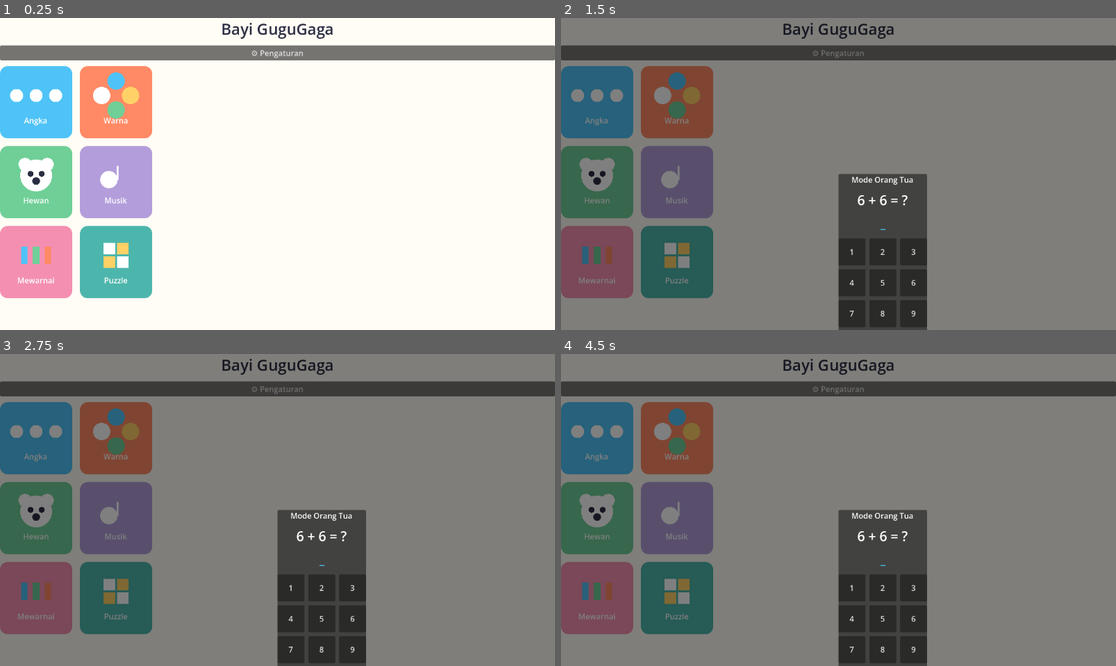
Above: before the commit, frames 1-4 (two rows, left to right).
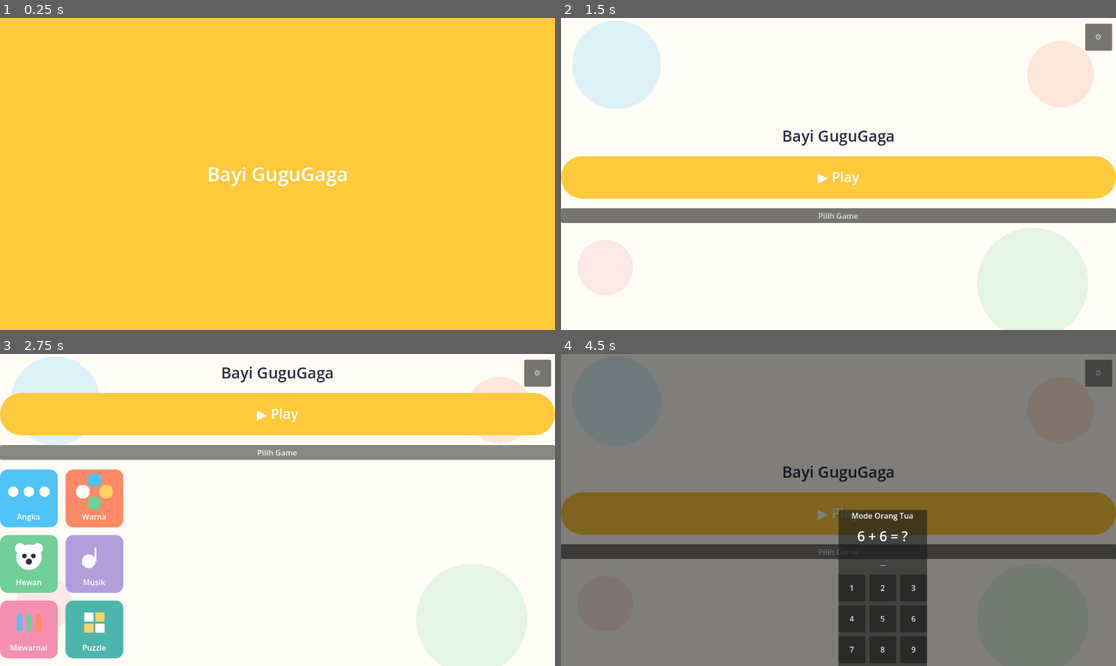
Above: after the commit, the same moments.

Repository: ptnusavisionmedia/game-balita
Game: Godot game, scene res://scenes/Splash.tscn
Two runs of this game, one before a commit and one after it. Both use one fixed random seed, a clock stepped at 60 frames per second and the inputs below. Before the commit the project starts from res://scenes/Home.tscn.
Inputs (mouse positions are in pixels of both pictures, inside the frame that each line leads up to):
- Up to frame 1 (0.25 s): no input
- Up to frame 2 (1.5 s): click (838, 52) at 0.5 s, where only the run before the commit has a clickable "⚙ Pengaturan"; click (599, 102) at 1.27 s
- Up to frame 3 (2.75 s): click (277, 550) at 2 s, where only the run after the commit has a clickable "Pilih Game"
- Up to frame 4 (4.5 s): click (838, 453) at 2.75 s, where only the run after the commit has a clickable "Pilih Game"; click (677, 438) at 3.52 s; click "⚙ Pengaturan" (after the commit: "⚙") at 4.25 s

The runs differ from the first frame. In frame 1, 100% of the frame differs, in the area x 0-100%, y 0-100%; in frame 2, 96%; in frame 3, 96%; in frame 4, 37%.

Commit message:
feat: redesign Home with centered Play button + infinite random-game mode
GameFlow autoload jadi pusat navigasi+katalog game+mode "Play acak
infinite", menggantikan grid 6 tile langsung di Home dengan 1 tombol
utama. Tambah Splash screen, fade transisi, debounce anti-klik-ganda,
dan tombol darurat Home di tiap mini-game (wajib ditiru di 5 modul
lain). Sinkron docs (ARCHITECTURE, UI_UX_DESIGN, PLAN_BASE_MODEL,
WORK_BREAKDOWN, TASK_BOARD) + entri Decisions Log.

Co-Authored-By: Claude Sonnet 5 <noreply@anthropic.com>

Diff:
--- /dev/null
+++ b/core/scripts/game_flow.gd
@@ -0,0 +1,96 @@
+extends Node
+## Pusat navigasi antar scene + katalog game + mode "Play acak infinite".
+## Autoload singleton — satu sumber kebenaran untuk daftar game (sebelumnya
+## duplikat di home.gd). Lihat obsidian-vault/Decisions Log.md 2026-11-20.
+##
+## Semua navigasi scene (Home, Settings, mini-game) WAJIB lewat `goto_scene`
+## di sini, bukan `get_tree().change_scene_to_file()` langsung — supaya
+## transisi fade & debounce anti-klik-ganda konsisten di seluruh app.
+
+## `implemented: false` = belum ada logic game sungguhan (masih placeholder),
+## jadi tidak masuk pool "Play acak". Ganti jadi true begitu modulnya selesai.
+const GAMES := [
+	{"name": "Angka", "kind": "angka", "scene": "res://features/feature_angka/Angka.tscn", "implemented": true},
+	{"name": "Warna", "kind": "warna", "scene": "res://features/feature_warna/Warna.tscn", "implemented": false},
+	{"name": "Hewan", "kind": "hewan", "scene": "res://features/feature_hewan/Hewan.tscn", "implemented": false},
+	{"name": "Musik", "kind": "musik", "scene": "res://features/feature_musik/Musik.tscn", "implemented": false},
+	{"name": "Mewarnai", "kind": "mewarnai", "scene": "res://features/feature_mewarnai/Mewarnai.tscn", "implemented": false},
+	{"name": "Puzzle", "kind": "puzzle", "scene": "res://features/feature_puzzle/Puzzle.tscn", "implemented": false},
+]
+
+## true kalau sesi main sekarang dimulai lewat tombol Play (acak) — dipakai
+## `finish_game_session()` untuk tahu harus lempar ke game acak lain atau
+## balik ke Home.
+var infinite_mode: bool = false
+
+const _NAV_DEBOUNCE_MS := 600
+var _last_nav_time: int = -_NAV_DEBOUNCE_MS
+var _busy: bool = false
+
+var _fade_rect: ColorRect
+
+
+func _ready() -> void:
+	var fade_layer := CanvasLayer.new()
+	fade_layer.layer = 100
+	_fade_rect = ColorRect.new()
+	_fade_rect.color = Color(0, 0, 0, 0)
+	_fade_rect.anchor_right = 1.0
+	_fade_rect.anchor_bottom = 1.0
+	_fade_rect.mouse_filter = Control.MOUSE_FILTER_IGNORE
+	fade_layer.add_child(_fade_rect)
+	# call_deferred: saat autoload _ready() jalan, tree root masih "busy
+	# setting up children" (main scene sedang diinstansiasi bersamaan) —
+	# add_child langsung gagal. Lihat obsidian-vault/Decisions Log.md 2026-11-20.
+	get_tree().root.add_child.call_deferred(fade_layer)
+
+
+## Pindah scene dengan fade hitam singkat. Debounce: panggilan beulang dalam
+## 600ms diabaikan (cegah klik ganda cepat bikin navigasi dobel/nyasar).
+func goto_scene(scene_path: String) -> void:
+	var now := Time.get_ticks_msec()
+	if _busy or now - _last_nav_time < _NAV_DEBOUNCE_MS:
+		return
+	_last_nav_time = now
+	_busy = true
+
+	var tree := get_tree()
+	var tween := create_tween()
+	tween.tween_property(_fade_rect, "color:a", 1.0, 0.15)
+	tween.tween_callback(func(): tree.change_scene_to_file(scene_path))
+	tween.tween_property(_fade_rect, "color:a", 0.0, 0.15)
+	tween.tween_callback(func(): _busy = false)
+
+
+func start_random_game() -> void:
+	infinite_mode = true
+	_goto_random_game()
+
+
+func start_specific_game(scene_path: String) -> void:
+	infinite_mode = false
+	goto_scene(scene_path)
+
+
+func go_home() -> void:
+	infinite_mode = false
+	goto_scene("res://scenes/Home.tscn")
+
+
+## Dipanggil dari tombol "Lanjut" di StarRewardOverlay tiap mini-game,
+## bukan langsung `go_home()` — supaya mode infinite bisa lempar ke game
+## acak lain tanpa mampir ke Home dulu.
+func finish_game_session() -> void:
+	if infinite_mode:
+		_goto_random_game()
+	else:
+		go_home()
+
+
+func _goto_random_game() -> void:
+	var pool: Array = GAMES.filter(func(g): return g["implemented"])
+	if pool.is_empty():
+		go_home()
+		return
+	var pick: Dictionary = pool[randi() % pool.size()]
+	goto_scene(pick["scene"])
--- a/features/feature_angka/angka.gd
+++ b/features/feature_angka/angka.gd
@@ -45,6 +45,24 @@
 	vbox.add_child(_choices_box)
 
 	_render_question()
+	_add_home_button()
+
+
+## Tombol darurat, selalu terlihat — supaya mode "Play acak infinite" (lihat
+## GameFlow) tidak "menjebak" anak/orang tua harus main terus tanpa jalan
+## keluar. Pola ini wajib ditiru di 5 modul feature_* lain begitu dikerjakan.
+func _add_home_button() -> void:
+	var home_button := Button.new()
+	home_button.text = "🏠"
+	home_button.custom_minimum_size = Vector2(56, 56)
+	home_button.anchor_left = 0.0
+	home_button.anchor_right = 0.0
+	home_button.offset_left = 8.0
+	home_button.offset_right = 64.0
+	home_button.offset_top = 12.0
+	home_button.offset_bottom = 68.0
+	home_button.pressed.connect(func(): GameFlow.go_home())
+	add_child(home_button)
 
 
 func _current_target() -> int:
@@ -105,5 +123,7 @@
 	add_child(overlay)
 	overlay.continued.connect(func():
 		ProgressRepository.record_result("feature_angka", stars)
-		get_tree().change_scene_to_file("res://scenes/Home.tscn")
+		# GameFlow.finish_game_session() — bukan langsung ke Home — supaya
+		# mode "Play acak infinite" lempar ke mini-game lain, bukan mampir Home.
+		GameFlow.finish_game_session()
 	)
--- a/features/feature_hewan/hewan.gd
+++ b/features/feature_hewan/hewan.gd
@@ -19,5 +19,5 @@
 
 	var back_button := Button.new()
 	back_button.text = "Kembali"
-	back_button.pressed.connect(func(): get_tree().change_scene_to_file("res://scenes/Home.tscn"))
+	back_button.pressed.connect(func(): GameFlow.go_home())
 	vbox.add_child(back_button)
--- a/features/feature_mewarnai/mewarnai.gd
+++ b/features/feature_mewarnai/mewarnai.gd
@@ -19,5 +19,5 @@
 
 	var back_button := Button.new()
 	back_button.text = "Kembali"
-	back_button.pressed.connect(func(): get_tree().change_scene_to_file("res://scenes/Home.tscn"))
+	back_button.pressed.connect(func(): GameFlow.go_home())
 	vbox.add_child(back_button)
--- a/features/feature_musik/musik.gd
+++ b/features/feature_musik/musik.gd
@@ -19,5 +19,5 @@
 
 	var back_button := Button.new()
 	back_button.text = "Kembali"
-	back_button.pressed.connect(func(): get_tree().change_scene_to_file("res://scenes/Home.tscn"))
+	back_button.pressed.connect(func(): GameFlow.go_home())
 	vbox.add_child(back_button)
--- a/features/feature_puzzle/puzzle.gd
+++ b/features/feature_puzzle/puzzle.gd
@@ -19,5 +19,5 @@
 
 	var back_button := Button.new()
 	back_button.text = "Kembali"
-	back_button.pressed.connect(func(): get_tree().change_scene_to_file("res://scenes/Home.tscn"))
+	back_button.pressed.connect(func(): GameFlow.go_home())
 	vbox.add_child(back_button)
--- a/features/feature_warna/warna.gd
+++ b/features/feature_warna/warna.gd
@@ -19,5 +19,5 @@
 
 	var back_button := Button.new()
 	back_button.text = "Kembali"
-	back_button.pressed.connect(func(): get_tree().change_scene_to_file("res://scenes/Home.tscn"))
+	back_button.pressed.connect(func(): GameFlow.go_home())
 	vbox.add_child(back_button)
--- a/project.godot
+++ b/project.godot
@@ -16,7 +16,7 @@
 
 config/name="Bayi GuguGaga"
 config/description="Game edukatif untuk anak 1-5 tahun: angka, warna, hewan, musik, mewarnai, puzzle."
-run/main_scene="res://scenes/Home.tscn"
+run/main_scene="res://scenes/Splash.tscn"
 config/features=PackedStringArray("4.7")
 
 [autoload]
@@ -24,6 +24,7 @@
 ProgressRepository="*res://core/scripts/progress_repository.gd"
 SfxService="*res://core/scripts/sfx_service.gd"
 AudioService="*res://core/scripts/audio_service.gd"
+GameFlow="*res://core/scripts/game_flow.gd"
 
 [rendering]
 
--- /dev/null
+++ b/scenes/Splash.tscn
@@ -0,0 +1,8 @@
+[gd_scene load_steps=2 format=3]
+
+[ext_resource type="Script" path="res://scenes/splash.gd" id="1"]
+
+[node name="Splash" type="Control"]
+anchor_right = 1.0
+anchor_bottom = 1.0
+script = ExtResource("1")
--- a/scenes/home.gd
+++ b/scenes/home.gd
@@ -1,15 +1,108 @@
 extends Control
-## Menu utama: 1 tombol besar per mini-game + tombol Settings.
-## Tambah mini-game baru = tambah 1 baris di `_GAMES`, tidak lebih.
+## Menu utama: 1 tombol "Play" besar di tengah (mode acak infinite lewat
+## `GameFlow`) + tombol sekunder "Pilih Game" (grid manual, tersembunyi
+## default) + Settings. Lihat obsidian-vault/Decisions Log.md 2026-11-20
+## untuk alasan desain ini (sebelumnya langsung tampilkan grid 6 tile).
 
-const _GAMES := [
-	{"name": "Angka", "kind": "angka", "scene": "res://features/feature_angka/Angka.tscn"},
-	{"name": "Warna", "kind": "warna", "scene": "res://features/feature_warna/Warna.tscn"},
-	{"name": "Hewan", "kind": "hewan", "scene": "res://features/feature_hewan/Hewan.tscn"},
-	{"name": "Musik", "kind": "musik", "scene": "res://features/feature_musik/Musik.tscn"},
-	{"name": "Mewarnai", "kind": "mewarnai", "scene": "res://features/feature_mewarnai/Mewarnai.tscn"},
-	{"name": "Puzzle", "kind": "puzzle", "scene": "res://features/feature_puzzle/Puzzle.tscn"},
-]
+const ParentalGateDialogScene := preload("res://core/scenes/ParentalGateDialog.tscn")
+
+var _grid: GridContainer
+
+
+func _ready() -> void:
+	anchor_right = 1.0
+	anchor_bottom = 1.0
+
+	var bg := ColorRect.new()
+	bg.color = AppColors.CREAM
+	bg.anchor_right = 1.0
+	bg.anchor_bottom = 1.0
+	add_child(bg)
+
+	_add_background_decoration()
+
+	var vbox := VBoxContainer.new()
+	vbox.anchor_right = 1.0
+	vbox.anchor_bottom = 1.0
+	vbox.alignment = BoxContainer.ALIGNMENT_CENTER
+	vbox.add_theme_constant_override("separation", 20)
+	add_child(vbox)
+
+	var title := Label.new()
+	title.text = "Bayi GuguGaga"
+	title.add_theme_font_size_override("font_size", 32)
+	title.add_theme_color_override("font_color", AppColors.INK)
+	title.horizontal_alignment = HORIZONTAL_ALIGNMENT_CENTER
+	vbox.add_child(title)
+
+	var play_button := BigRoundButton.new()
+	play_button.accent_color = AppColors.SUNSHINE
+	play_button.custom_minimum_size = Vector2(160, 160)
+	play_button.text = "▶ Play"
+	play_button.pressed.connect(_on_play_pressed)
+	vbox.add_child(play_button)
+
+	var choose_button := Button.new()
+	choose_button.text = "Pilih Game"
+	choose_button.pressed.connect(_on_toggle_grid)
+	vbox.add_child(choose_button)
+
+	_grid = GridContainer.new()
+	_grid.columns = 2
+	_grid.add_theme_constant_override("h_separation", 16)
+	_grid.add_theme_constant_override("v_separation", 16)
+	_grid.visible = false
+	vbox.add_child(_grid)
+
+	for game in GameFlow.GAMES:
+		_grid.add_child(_make_tile(game))
+
+	var settings_button := Button.new()
+	settings_button.text = "⚙"
+	settings_button.custom_minimum_size = Vector2(56, 56)
+	settings_button.anchor_left = 1.0
+	settings_button.anchor_right = 1.0
+	settings_button.offset_left = -64.0
+	settings_button.offset_right = -8.0
+	settings_button.offset_top = 12.0
+	settings_button.offset_bottom = 68.0
+	settings_button.pressed.connect(_open_settings)
+	add_child(settings_button)
+
+
+func _make_tile(game: Dictionary) -> Button:
+	var button := Button.new()
+	button.custom_minimum_size = Vector2(120, 120)
+	button.pressed.connect(_on_tile_pressed.bind(game["scene"]))
+
+	var style := StyleBoxFlat.new()
+	style.bg_color = _accent_for(game["kind"])
+	style.set_corner_radius_all(16)
+	button.add_theme_stylebox_override("normal", style)
+	button.add_theme_stylebox_override("hover", style)
+	button.add_theme_stylebox_override("pressed", style)
+	button.add_theme_stylebox_override("focus", style)
+
+	var tile_box := VBoxContainer.new()
+	tile_box.anchor_right = 1.0
+	tile_box.anchor_bottom = 1.0
+	tile_box.alignment = BoxContainer.ALIGNMENT_CENTER
+	tile_box.mouse_filter = Control.MOUSE_FILTER_IGNORE
+	button.add_child(tile_box)
+
+	var icon := ModuleIcon.new()
+	icon.kind = game["kind"]
+	icon.custom_minimum_size = Vector2(56, 56)
+	tile_box.add_child(icon)
+
+	var label := Label.new()
+	label.text = game["name"]
+	label.horizontal_alignment = HORIZONTAL_ALIGNMENT_CENTER
+	label.add_theme_color_override("font_color", Color.WHITE)
+	tile_box.add_child(label)
+
+	return button
+
 
 ## Warna aksen per modul, sinkron dengan docs/UI_UX_DESIGN.md.
 static func _accent_for(kind: String) -> Color:
@@ -22,79 +115,34 @@
 		"puzzle": return AppColors.ACCENT_PUZZLE
 		_: return AppColors.SUNSHINE
 
-const ParentalGateDialogScene := preload("res://core/scenes/ParentalGateDialog.tscn")
+
+## Dekorasi latar sederhana (bulatan transparan) — bukan ilustrasi asli,
+## cuma supaya Home tidak polos sampai Asset 1 kirim background final.
+func _add_background_decoration() -> void:
+	var deco := Control.new()
+	deco.anchor_right = 1.0
+	deco.anchor_bottom = 1.0
+	deco.mouse_filter = Control.MOUSE_FILTER_IGNORE
+	add_child(deco)
+	deco.draw.connect(func():
+		var s := deco.get_size()
+		deco.draw_circle(Vector2(s.x * 0.1, s.y * 0.15), s.x * 0.08, Color(AppColors.ACCENT_ANGKA, 0.2))
+		deco.draw_circle(Vector2(s.x * 0.9, s.y * 0.18), s.x * 0.06, Color(AppColors.ACCENT_WARNA, 0.2))
+		deco.draw_circle(Vector2(s.x * 0.85, s.y * 0.85), s.x * 0.1, Color(AppColors.ACCENT_HEWAN, 0.18))
+		deco.draw_circle(Vector2(s.x * 0.08, s.y * 0.8), s.x * 0.05, Color(AppColors.ACCENT_MEWARNAI, 0.2))
+	)
 
 
-func _ready() -> void:
-	anchor_right = 1.0
-	anchor_bottom = 1.0
-
-	var bg := ColorRect.new()
-	bg.color = AppColors.CREAM
-	bg.anchor_right = 1.0
-	bg.anchor_bottom = 1.0
-	add_child(bg)
-
-	var vbox := VBoxContainer.new()
-	vbox.anchor_right = 1.0
-	vbox.anchor_bottom = 1.0
-	vbox.add_theme_constant_override("separation", 12)
-	add_child(vbox)
-
-	var title := Label.new()
-	title.text = "Bayi GuguGaga"
-	title.add_theme_font_size_override("font_size", 32)
-	title.add_theme_color_override("font_color", AppColors.INK)
-	title.horizontal_alignment = HORIZONTAL_ALIGNMENT_CENTER
-	vbox.add_child(title)
-
-	var settings_button := Button.new()
-	settings_button.text = "⚙ Pengaturan"
-	settings_button.pressed.connect(_open_settings)
-	vbox.add_child(settings_button)
-
-	var grid := GridContainer.new()
-	grid.columns = 2
-	grid.add_theme_constant_override("h_separation", 16)
-	grid.add_theme_constant_override("v_separation", 16)
-	vbox.add_child(grid)
-
-	for game in _GAMES:
-		var button := Button.new()
-		button.custom_minimum_size = Vector2(150, 150)
-		button.pressed.connect(_open_game.bind(game["scene"]))
-
-		var style := StyleBoxFlat.new()
-		style.bg_color = _accent_for(game["kind"])
-		style.set_corner_radius_all(16)
-		button.add_theme_stylebox_override("normal", style)
-		button.add_theme_stylebox_override("hover", style)
-		button.add_theme_stylebox_override("pressed", style)
-		button.add_theme_stylebox_override("focus", style)
-
-		var tile_box := VBoxContainer.new()
-		tile_box.anchor_right = 1.0
-		tile_box.anchor_bottom = 1.0
-		tile_box.alignment = BoxContainer.ALIGNMENT_CENTER
-		tile_box.mouse_filter = Control.MOUSE_FILTER_IGNORE
-		button.add_child(tile_box)
-
-		var icon := ModuleIcon.new()
-		icon.kind = game["kind"]
-		icon.custom_minimum_size = Vector2(72, 72)
-		tile_box.add_child(icon)
-
-		var label := Label.new()
-		label.text = game["name"]
-		label.horizontal_alignment = HORIZONTAL_ALIGNMENT_CENTER
-		label.add_theme_color_override("font_color", Color.WHITE)
-		tile_box.add_child(label)
-
-		grid.add_child(button)
+func _on_play_pressed() -> void:
+	GameFlow.start_random_game()
 
 
-func _open_game(scene_path: String) -> void:
-	get_tree().change_scene_to_file(scene_path)
+func _on_toggle_grid() -> void:
+	_grid.visible = not _grid.visible
+
+
+func _on_tile_pressed(scene_path: String) -> void:
+	GameFlow.start_specific_game(scene_path)
 
 
 func _open_settings() -> void:
@@ -102,6 +150,7 @@
 	add_child(gate)
 	gate.passed.connect(func():
 		gate.queue_free()
-		get_tree().change_scene_to_file("res://scenes/Settings.tscn")
+		GameFlow.infinite_mode = false
+		GameFlow.goto_scene("res://scenes/Settings.tscn")
 	)
 	gate.cancelled.connect(func(): gate.queue_free())
--- a/scenes/settings.gd
+++ b/scenes/settings.gd
@@ -25,7 +25,7 @@
 
 	var back_button := Button.new()
 	back_button.text = "Kembali"
-	back_button.pressed.connect(func(): get_tree().change_scene_to_file("res://scenes/Home.tscn"))
+	back_button.pressed.connect(func(): GameFlow.go_home())
 	vbox.add_child(back_button)
 
 
--- /dev/null
+++ b/scenes/splash.gd
@@ -0,0 +1,27 @@
+extends Control
+## Splash screen singkat (logo/judul) sebelum Home — auto lanjut lewat
+## GameFlow setelah ~1.2 detik. Lihat docs/UI_UX_DESIGN.md "Information
+## architecture" (Splash → Home).
+
+func _ready() -> void:
+	anchor_right = 1.0
+	anchor_bottom = 1.0
+
+	var bg := ColorRect.new()
+	bg.color = AppColors.SUNSHINE
+	bg.anchor_right = 1.0
+	bg.anchor_bottom = 1.0
+	add_child(bg)
+
+	var title := Label.new()
+	title.text = "Bayi GuguGaga"
+	title.add_theme_font_size_override("font_size", 40)
+	title.add_theme_color_override("font_color", Color.WHITE)
+	title.horizontal_alignment = HORIZONTAL_ALIGNMENT_CENTER
+	title.vertical_alignment = VERTICAL_ALIGNMENT_CENTER
+	title.anchor_right = 1.0
+	title.anchor_bottom = 1.0
+	add_child(title)
+
+	await get_tree().create_timer(1.2).timeout
+	GameFlow.goto_scene("res://scenes/Home.tscn")
Not shown, added: core/scripts/game_flow.gd.uid
Not shown, added: scenes/splash.gd.uid
Not shown, changed: docs/ARCHITECTURE.md
Not shown, changed: docs/PLAN_BASE_MODEL.md
Not shown, changed: docs/TASK_BOARD.md
Not shown, changed: docs/UI_UX_DESIGN.md
Not shown, changed: docs/WORK_BREAKDOWN.md
Not shown, changed: obsidian-vault/Decisions Log.md
